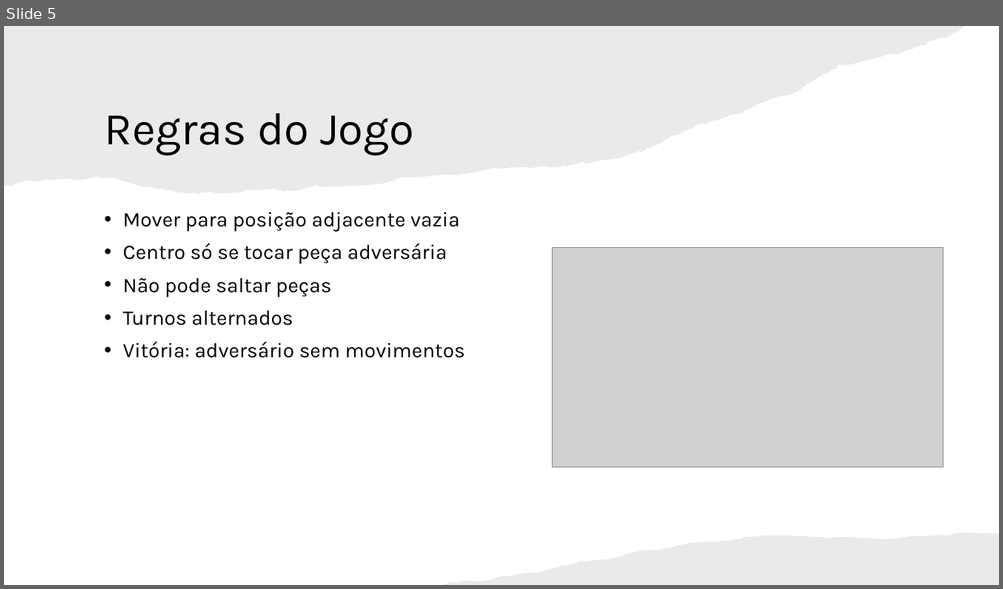
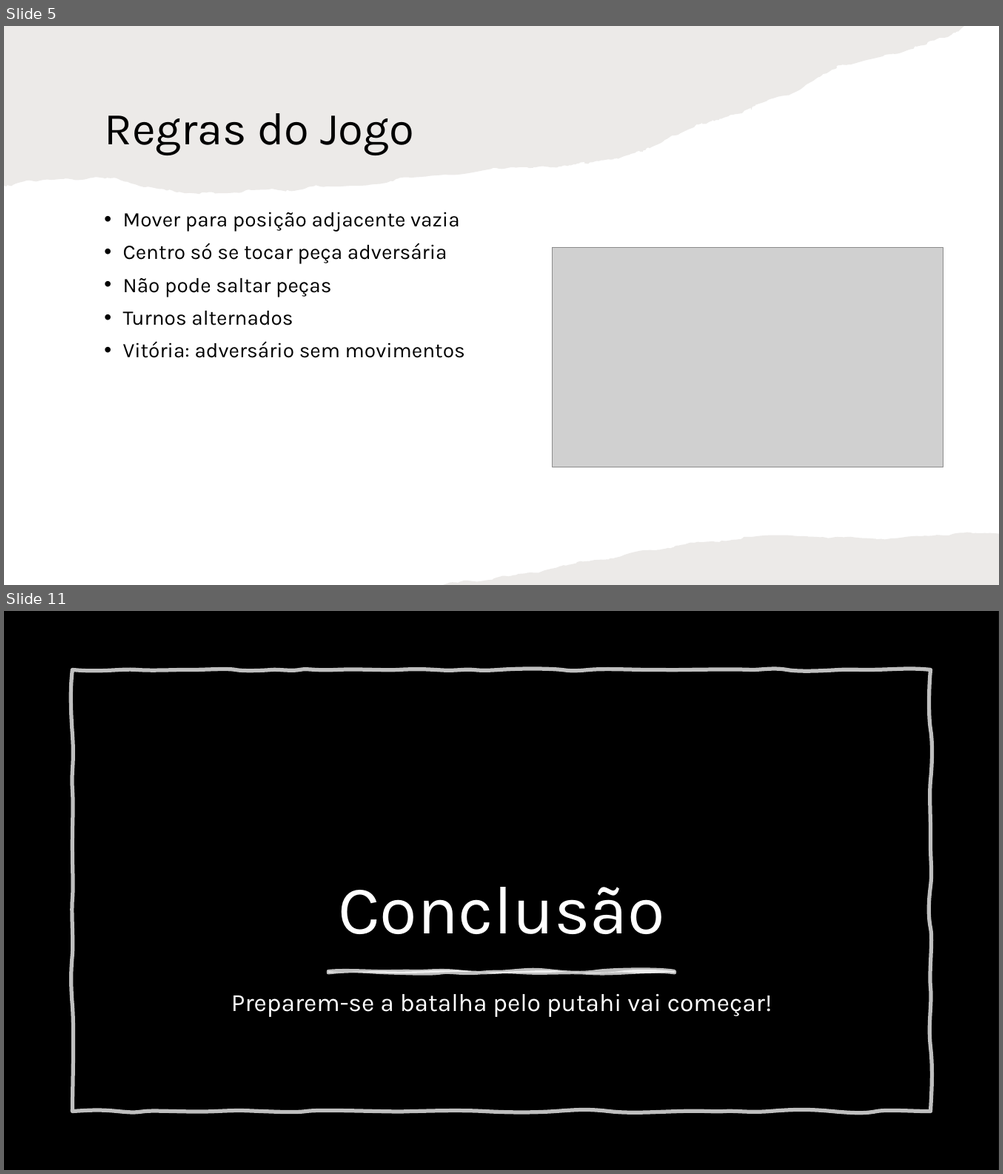
Before and after one commit to patorishia/Mu-Torere, a slide deck: Presentation.pptx. Shown one above the other, each under a label of ours: slide 5 before the commit, slides 5 and 11 after it; the slides between them are not shown. The pictures are 1003x589 and 1003x1174 pixels, drawn with LibreOffice and Linux fonts; fonts in the diff are those of the drawing; grey boxes stand for pictures; background and template pictures are left out; a plain dark background stands for a picture behind light text. Boxes give left, top, right and bottom in pixels: in the first picture for what was removed or moved away, otherwise in the second. Text is boxed around its words. In the diff, an @@ line names an element or a change of style, - is before the commit and + after.

```diff
--- a/Presentation.pptx
+++ b/Presentation.pptx
@@ slide 11 added at bbox=[4, 611, 999, 1170], background picture (left out) @@
@@ rectangle added at bbox=[4, 611, 999, 1170], fill #000000 @@
@@ freeform shape added at bbox=[73, 670, 930, 1112], outline #FFFFFF 3.75 pt @@
@@ title added at bbox=[338, 887, 665, 934], 66 pt, text #FFFFFF @@
+Conclusão
@@ freeform shape added at bbox=[329, 971, 674, 973], fill #FFFFFF at 75% opacity, outline #FFFFFF 3.25 pt @@
@@ text added at bbox=[231, 994, 772, 1017], 24 pt, text #FFFFFF @@
+Preparem-se a batalha pelo putahi vai começar!
```
Also in this commit, not shown: 2 slides changed, 3 other slides added, 1 slide removed.
